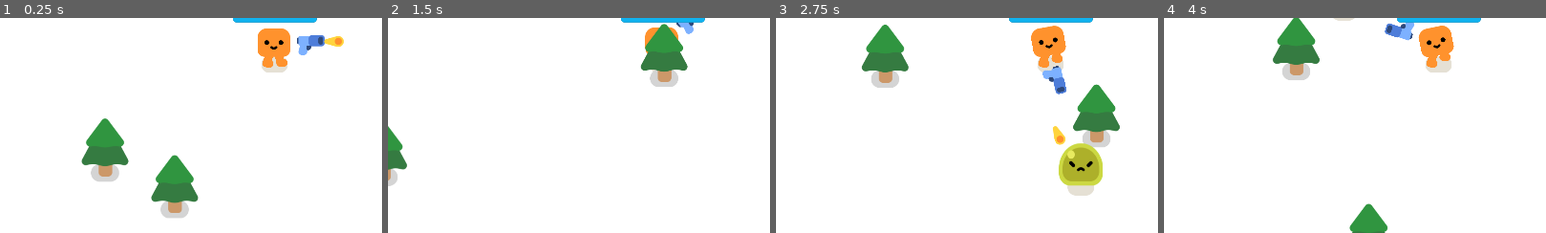
Above: before the commit, frames 1-4 (left to right).
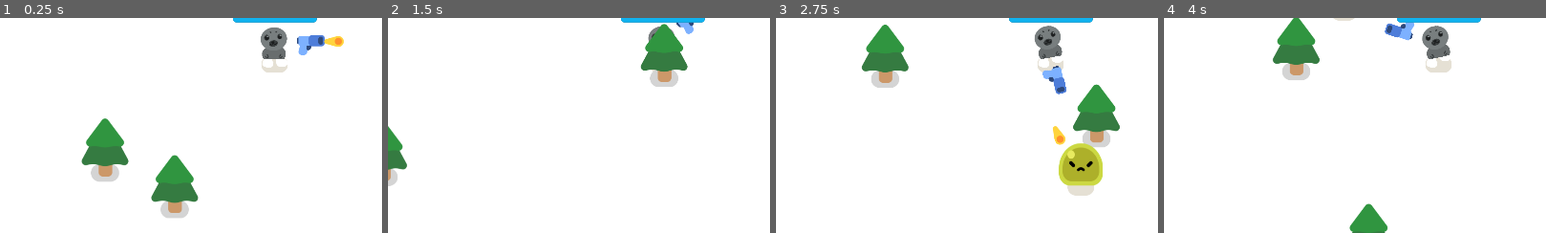
Above: after the commit, the same moments.

Repository: j-j4y/game_dev
Game: Godot game, scene res://seals_game.tscn
Same seed, same stepped clock (60 frames per second), same inputs: the game is played once before the commit and once after it.
Inputs:
- Up to frame 1 (0.25 s): no input
- Up to frame 2 (1.5 s): hold D (move_right) 0.53-1.28 s; hold S (move_down) from 1.28 s (still down)
- Up to frame 3 (2.75 s): release S (move_down) at 2.03 s; hold D (move_right) from 2.03 s (still down)
- Up to frame 4 (4 s): release D (move_right) at 2.78 s; hold W (move_up) 2.78-3.53 s; hold A (move_left) from 3.53 s (still down)
The pictures show only the part of the screen within x 14-64%, y 41-91%; the shares and areas given below are measured in that part.

The runs differ from the first frame. In frame 1, 1.3% of the frame differs, in the area x 67-76%, y 4-24%; in frame 2, 0.2%; in frame 3, 1.3%, in the area x 66-76%, y 3-24%; in frame 4, 1.3%.

Commit message:
added seal head

Diff:
--- a/2d-project-assets/characters/happy_boo/happy_boo.tscn
+++ b/2d-project-assets/characters/happy_boo/happy_boo.tscn
@@ -1,12 +1,12 @@
 [gd_scene format=3 uid="uid://pbmyh1qru7p"]
 
 [ext_resource type="Script" uid="uid://bj7buyff1tobm" path="res://characters/happy_boo/happy_boo.gd" id="1_kg7lb"]
-[ext_resource type="Texture2D" uid="uid://b7rhtttevhxtj" path="res://characters/ground_shadow.png" id="2_62bos"]
-[ext_resource type="Texture2D" uid="uid://ng8e5ot0dtpd" path="res://characters/happy_boo/square_foot.png" id="3_186qq"]
-[ext_resource type="Texture2D" uid="uid://dhapxq8y8ow57" path="res://characters/happy_boo/square_lower_leg.png" id="4_plnsd"]
-[ext_resource type="Texture2D" uid="uid://qmqpm6asge1i" path="res://characters/happy_boo/square_upper_leg.png" id="5_q2t1e"]
-[ext_resource type="Texture2D" uid="uid://cksiu5gst6fmp" path="res://characters/happy_boo/square_body.png" id="6_w3ck4"]
-[ext_resource type="Texture2D" uid="uid://cvs0lh814pk7h" path="res://characters/happy_boo/square_face.png" id="7_h5h8s"]
+[ext_resource type="Texture2D" uid="uid://dk5b8a84a6n2h" path="res://characters/ground_shadow.png" id="2_62bos"]
+[ext_resource type="Texture2D" uid="uid://b3e4kkrfbvr1g" path="res://characters/happy_boo/square_foot.png" id="3_186qq"]
+[ext_resource type="Texture2D" uid="uid://cdfpnrd7unfym" path="res://characters/happy_boo/square_lower_leg.png" id="4_plnsd"]
+[ext_resource type="Texture2D" uid="uid://dgd62havw7eu8" path="res://characters/happy_boo/square_upper_leg.png" id="5_q2t1e"]
+[ext_resource type="Texture2D" uid="uid://c25uvyrcu0vmc" path="res://characters/seal_top.png" id="6_2wjx3"]
+[ext_resource type="Texture2D" uid="uid://c8nnwxs1l12em" path="res://characters/happy_boo/square_face.png" id="7_h5h8s"]
 
 [sub_resource type="Animation" id="Animation_hed62"]
 length = 0.001
@@ -597,7 +597,6 @@
 metadata/_edit_lock_ = true
 
 [node name="Colorizer" type="Node2D" parent="." unique_id=838863822]
-modulate = Color(1, 0.572549, 0.176471, 1)
 
 [node name="SquareUpperLegL" type="Sprite2D" parent="Colorizer" unique_id=1796249940]
 position = Vector2(-10.6303, -27.3998)
@@ -607,7 +606,7 @@
 offset = Vector2(0, 6)
 
 [node name="SquareLowerLegL" type="Sprite2D" parent="Colorizer/SquareUpperLegL" unique_id=435218781]
-position = Vector2(-4.76837e-07, 14)
+position = Vector2(0, 14)
 texture = ExtResource("4_plnsd")
 offset = Vector2(0, 6)
 
@@ -640,10 +639,11 @@
 position = Vector2(-1.73067, -36.6061)
 rotation = -0.0250386
 scale = Vector2(0.9842, 0.990263)
-texture = ExtResource("6_w3ck4")
+texture = ExtResource("6_2wjx3")
 offset = Vector2(0, -23)
 
 [node name="SquareFace" type="Sprite2D" parent="Colorizer/SquareBody" unique_id=77692769]
+visible = false
 position = Vector2(0, -17)
 texture = ExtResource("7_h5h8s")
 metadata/_edit_lock_ = true
Binary file added: 2d-project-assets/characters/seal_top.png
Not shown, added: 2d-project-assets/characters/seal_top.png.import
Not shown, added: 2d-project-assets/characters/.DS_Store
